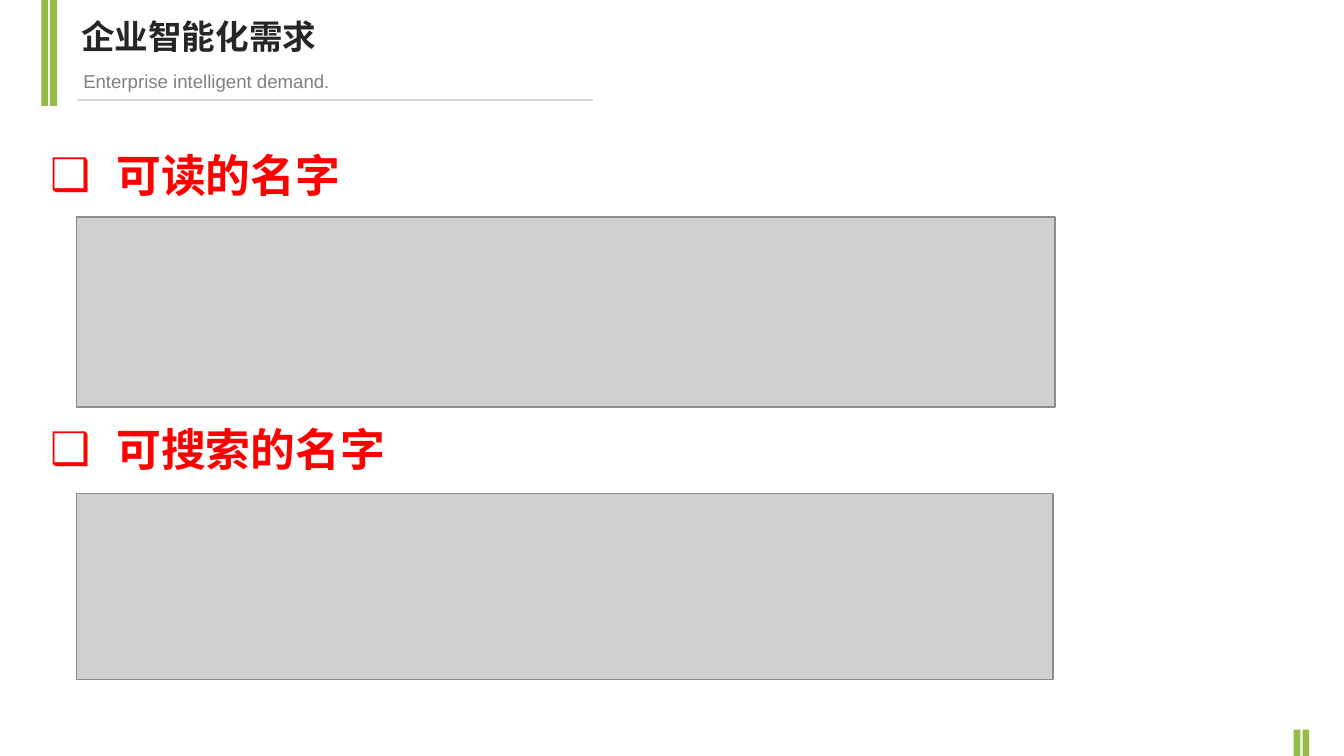
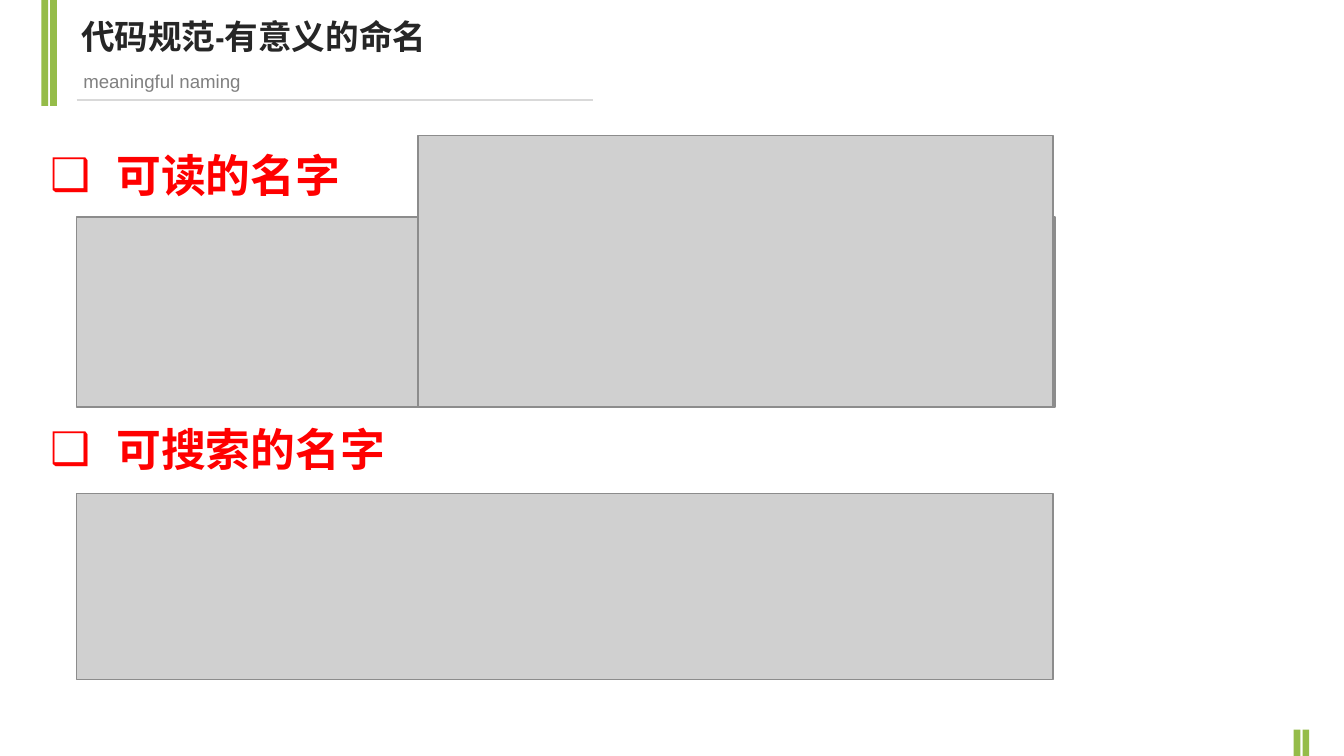
Before and after one commit to czasg/smallStorage, a slide deck: slide 9 of documents/clean_code/陈子昂-数博科技串讲.pptx. Drawn at 1344x756 pixels with LibreOffice and Linux fonts; fonts in the diff are those of the drawing; grey boxes stand for pictures. Boxes give left, top, right and bottom in pixels: in the first picture for what was removed or moved away, otherwise in the second. Text is boxed around its words. In the diff, an @@ line names an element or a change of style, - is before the commit and + after.

```diff
--- a/documents/clean_code/陈子昂-数博科技串讲.pptx
+++ b/documents/clean_code/陈子昂-数博科技串讲.pptx
@@ text at (81, 20, 426, 52): text changed @@
-企业智能化需求
+代码规范-有意义的命名
@@ text at (83, 74, 240, 92): text changed @@
-Enterprise intelligent demand.
+meaningful naming
@@ picture added at (418, 136, 1052, 407) @@
```
Also in this commit, not shown: 5 other slides changed, 1 slide removed, 29 other files.
